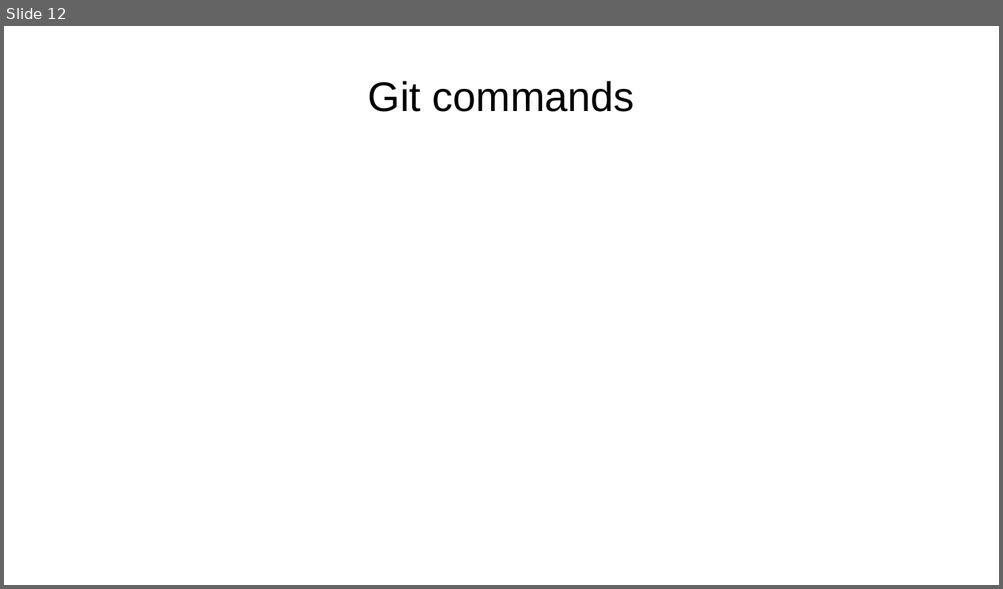
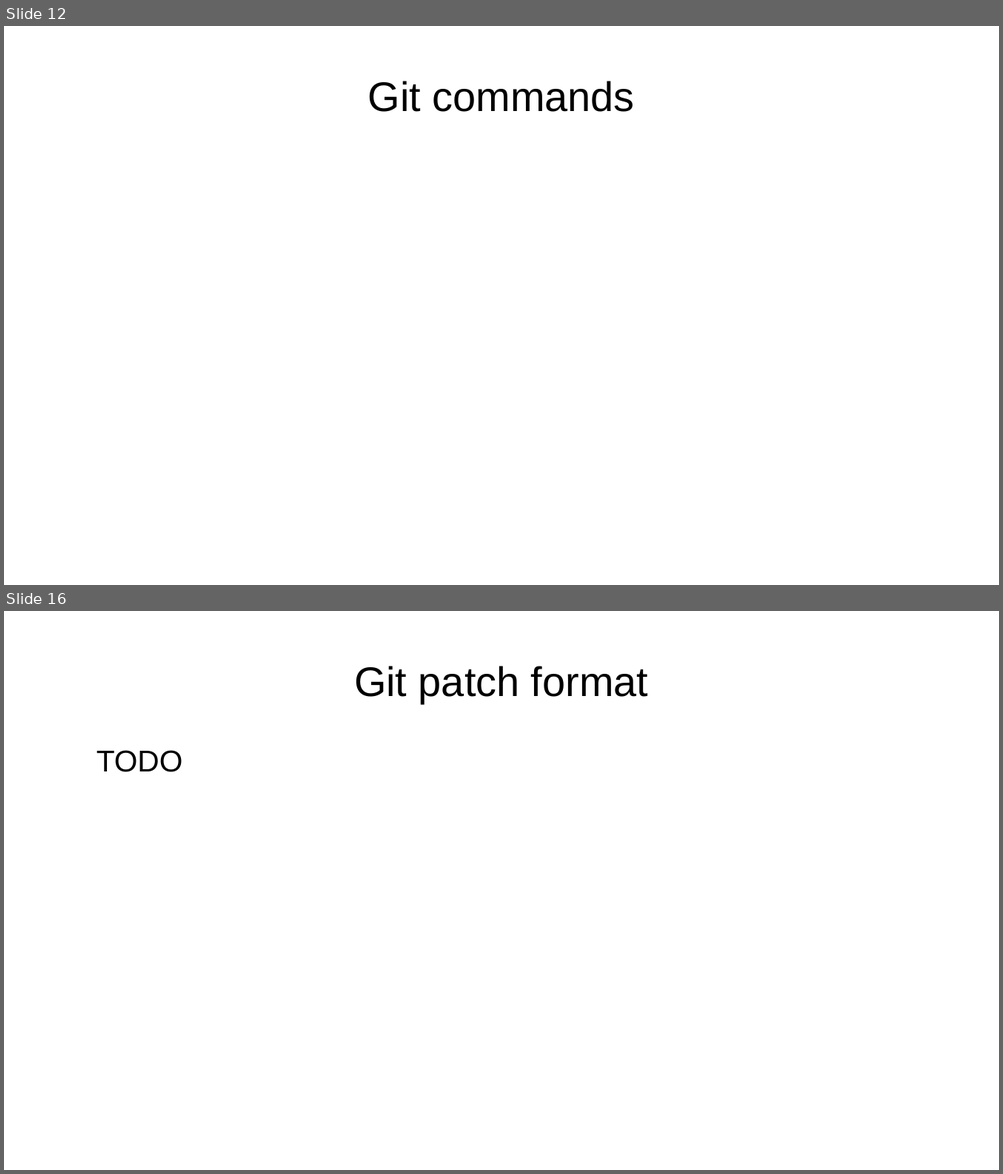
Before and after one commit to aryoda/git_essentials, a slide deck: Introduction to Git collaboration workflows.odp. Shown one above the other, each under a label of ours: slide 12 before the commit, slides 12 and 16 after it; the slides between them are not shown. The pictures are 1003x589 and 1003x1174 pixels, drawn with LibreOffice and Linux fonts; fonts in the diff are those of the drawing. Boxes give left, top, right and bottom in pixels: in the first picture for what was removed or moved away, otherwise in the second. Text is boxed around its words. In the diff, an @@ line names an element or a change of style, - is before the commit and + after.

```diff
--- a/Introduction to Git collaboration workflows.odp
+++ b/Introduction to Git collaboration workflows.odp
@@ slide 16 added at (4, 611, 999, 1170), background #FFFFFF @@
@@ title added at (354, 666, 648, 703), 33 pt, text #000000 @@
+Git patch format
@@ text added at (96, 750, 183, 772), 24 pt, text #000000 @@
+TODO
```
Also in this commit, not shown: 6 slides changed, 2 other slides added.
